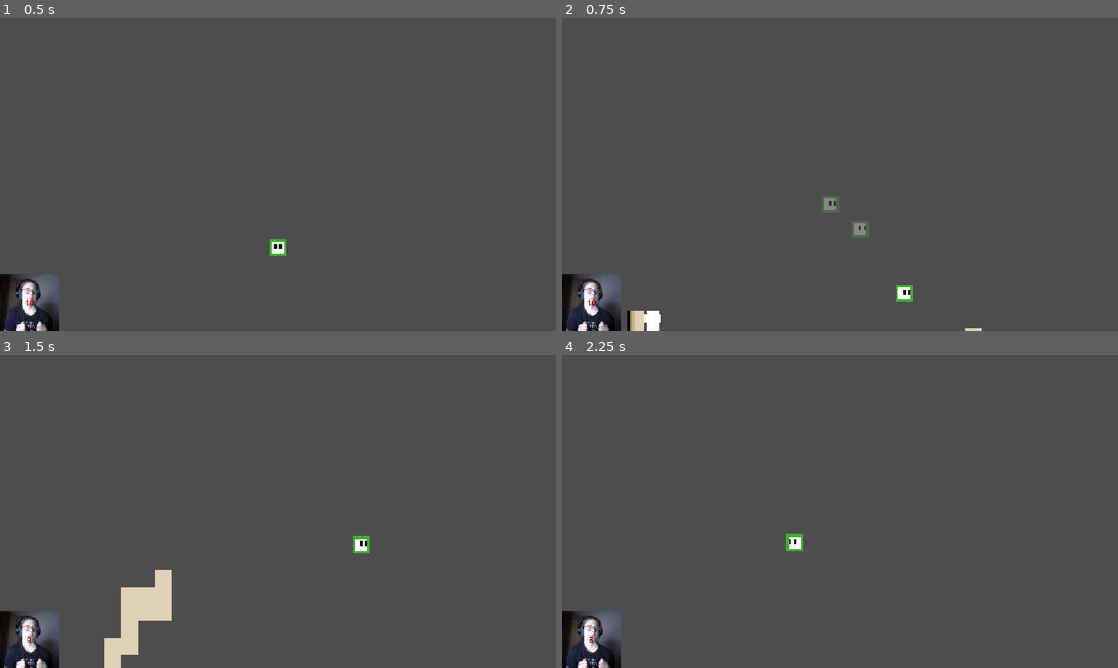
Above: before the commit, frames 1-4 (two rows, left to right).
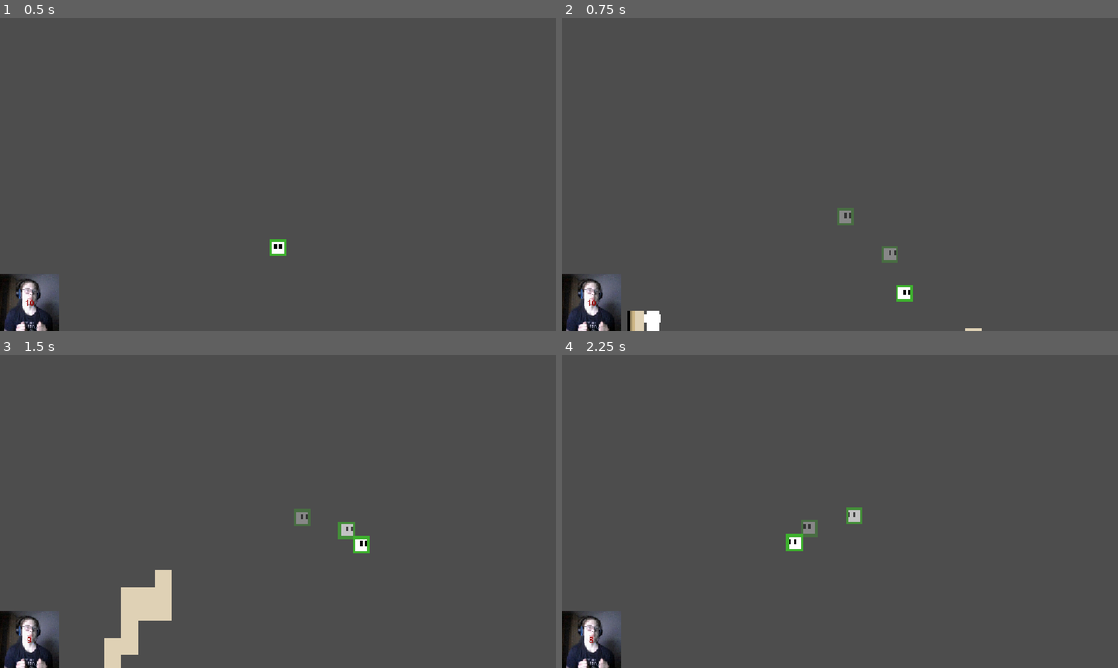
Above: after the commit, the same moments.

Repository: bk23miner/le-Gabe
Game: Godot game, scene res://scenes/Main.tscn
Same seed, same stepped clock (60 frames per second), same inputs: the game is played once before the commit and once after it.
Inputs:
- Up to frame 1 (0.5 s): no input
- Up to frame 2 (0.75 s): hold D (right) from 0.53 s (still down); tap Shift (dash) at 0.6 s
- Up to frame 3 (1.5 s): keep holding D (right); tap Space (jump) at 0.77 s; tap Shift (dash) at 1.35 s
- Up to frame 4 (2.25 s): tap Space (jump) at 1.52 s; release D (right) at 2.03 s; hold A (left) from 2.03 s (still down); tap Shift (dash) at 2.1 s

Frame 1 is identical in both runs. In frame 2, 0.6% of the frame differs, in the area x 46-61%, y 56-79%; in frame 3, 0.3%; in frame 4, 0.3%.

Commit message:
Upload-by-Bk

Diff:
--- a/scenes/world.gd
+++ b/scenes/world.gd
@@ -3,6 +3,7 @@
 var PL: Node = null
 var count = 0
 var dash = false
+var cnt = 0
 # Called when the node enters the scene tree for the first time.
 func _ready() -> void:
 	Wings = $"D-Jump"
@@ -17,22 +18,28 @@
 func _process(delta: float) -> void:
 	if dash:
 		count += delta
-		if count <= 0.03:
+		if count >= 0.03 && cnt == 0:
 			$Dash.visible = true
 			$Dash.play("default")
 			$Dash.position = $Player.position
 			print("D1")
+			cnt =1
 
-		if count <= 0.06:
+		if count >= 0.08 && cnt == 1:
 			$Dash2.visible = true
 			$Dash2.play("default")
 			$Dash2.position = $Player.position
 			print("D2")
-		if count >= 0.25:
+
+			cnt =2
+		if count >= 0.25 && cnt == 2:
 			$Dash.visible = false
-		if count >= 0.28:
+			cnt =3
+		if count >= 0.28 && cnt == 3:
 			$Dash2.visible = false
 			dash = false
+			cnt = 0
+			count = 0
 
 func reset_Wings() -> void:
 	Wings.visible = false
